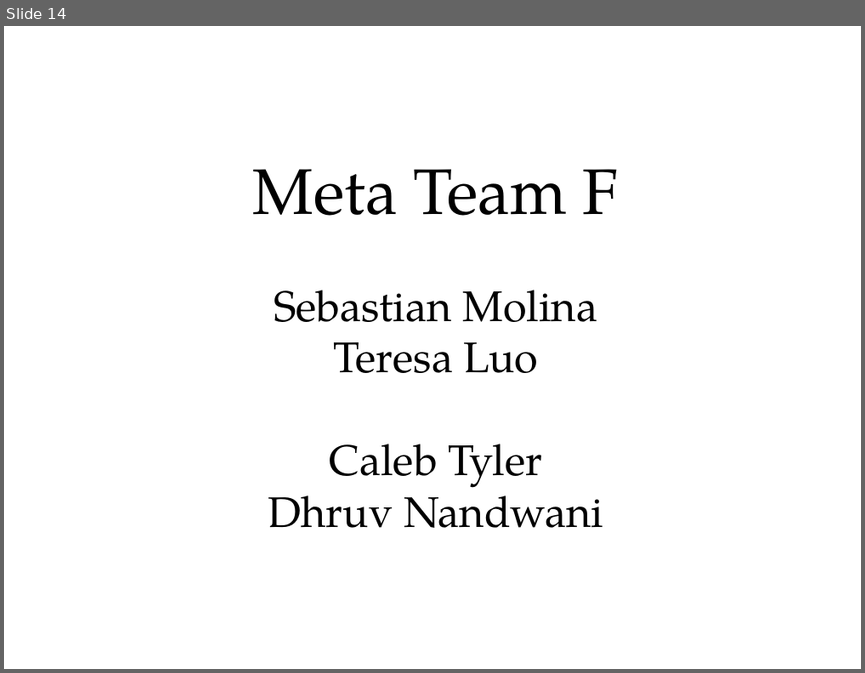
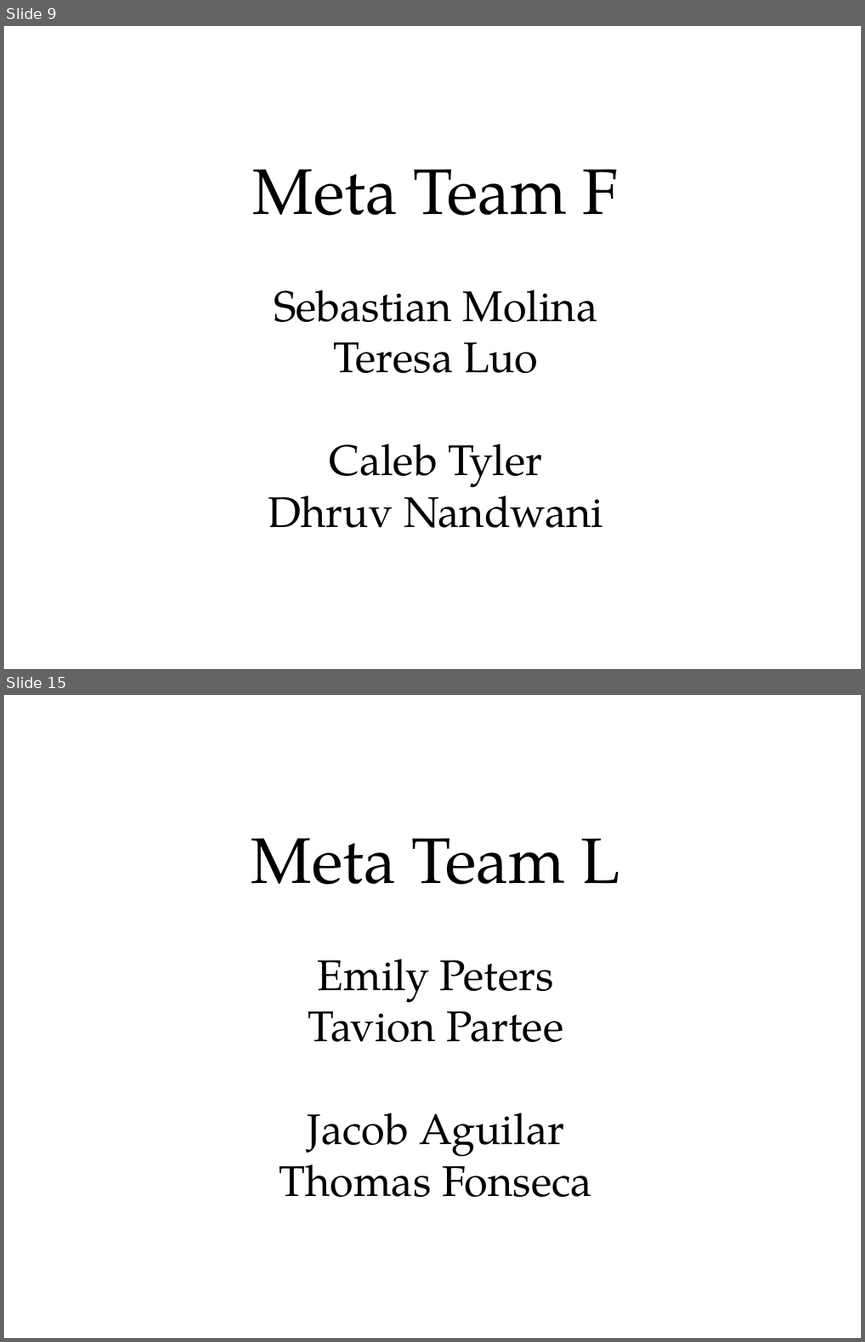
Before and after one commit to texas-robocamp/texas-robocamp.github.io, a slide deck: forms/robocamp_rows.odp. Shown one above the other, each under a label of ours: slide 14 before the commit, slides 9 and 15 after it; the slides between them are not shown. The pictures are 865x673 and 865x1342 pixels, drawn with LibreOffice and Linux fonts; fonts in the diff are those of the drawing; background and template pictures are left out. Boxes give left, top, right and bottom in pixels: in the first picture for what was removed or moved away, otherwise in the second. Text is boxed around its words. In the diff, an @@ line names an element or a change of style, - is before the commit and + after.

```diff
--- a/forms/robocamp_rows.odp
+++ b/forms/robocamp_rows.odp
@@ slide 15 added at bbox=[4, 695, 861, 1338], background picture (left out) @@
@@ text added at bbox=[251, 838, 620, 1197], 36 pt, text #000000 @@
+Meta Team L
+Emily Peters
+Tavion Partee
+Jacob Aguilar
+Thomas Fonseca
@@ what was slide 14 is now slide 9 @@
```
Also in this commit, not shown: 7 slides changed, 1 other slide added, 1 slide removed, 8 other files.
